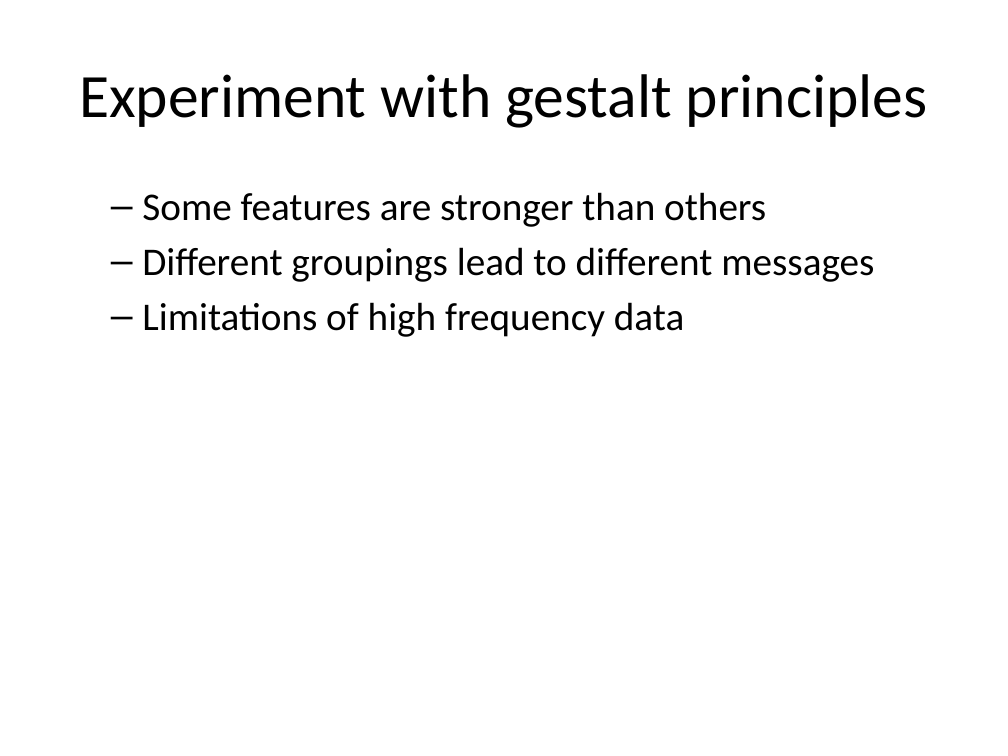
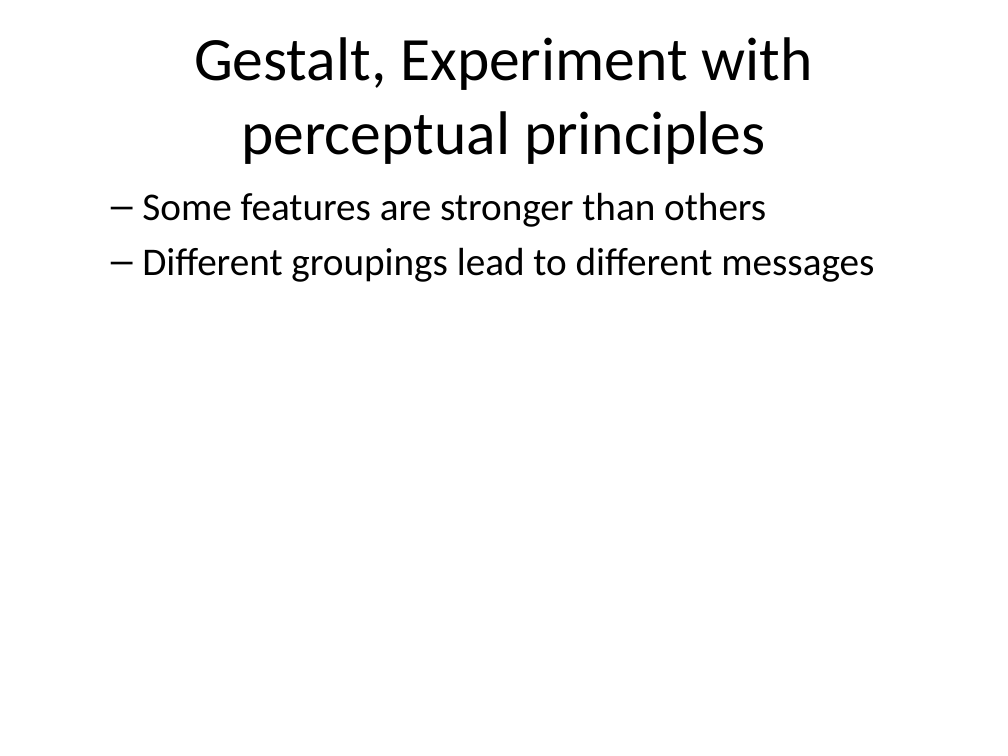
Before and after one commit to pmean/data-visualization, a slide deck: slide 73 of data-viz-03/src/complete-lecture-linegraphs.pptx (slide 54 before the commit). Drawn at 1008x756 pixels with LibreOffice and Linux fonts; fonts in the diff are those of the drawing. Boxes give left, top, right and bottom in pixels: in the first picture for what was removed or moved away, otherwise in the second. Text is boxed around its words. In the diff, an @@ line names an element or a change of style, - is before the commit and + after.

Commit message:
First draft of data-viz-03

```diff
--- a/data-viz-03/src/complete-lecture-linegraphs.pptx
+++ b/data-viz-03/src/complete-lecture-linegraphs.pptx
@@ title at (x1=194, y1=37, x2=813, y2=164): text changed @@
-Experiment with gestalt principles
+Gestalt, Experiment with perceptual principles
@@ text at (x1=142, y1=302, x2=684, y2=337): paragraph removed @@
-  – Limitations of high frequency data
```
Also in this commit, not shown: 19 other slides changed, 34 slides added, 9 slides removed, 5 other files.
